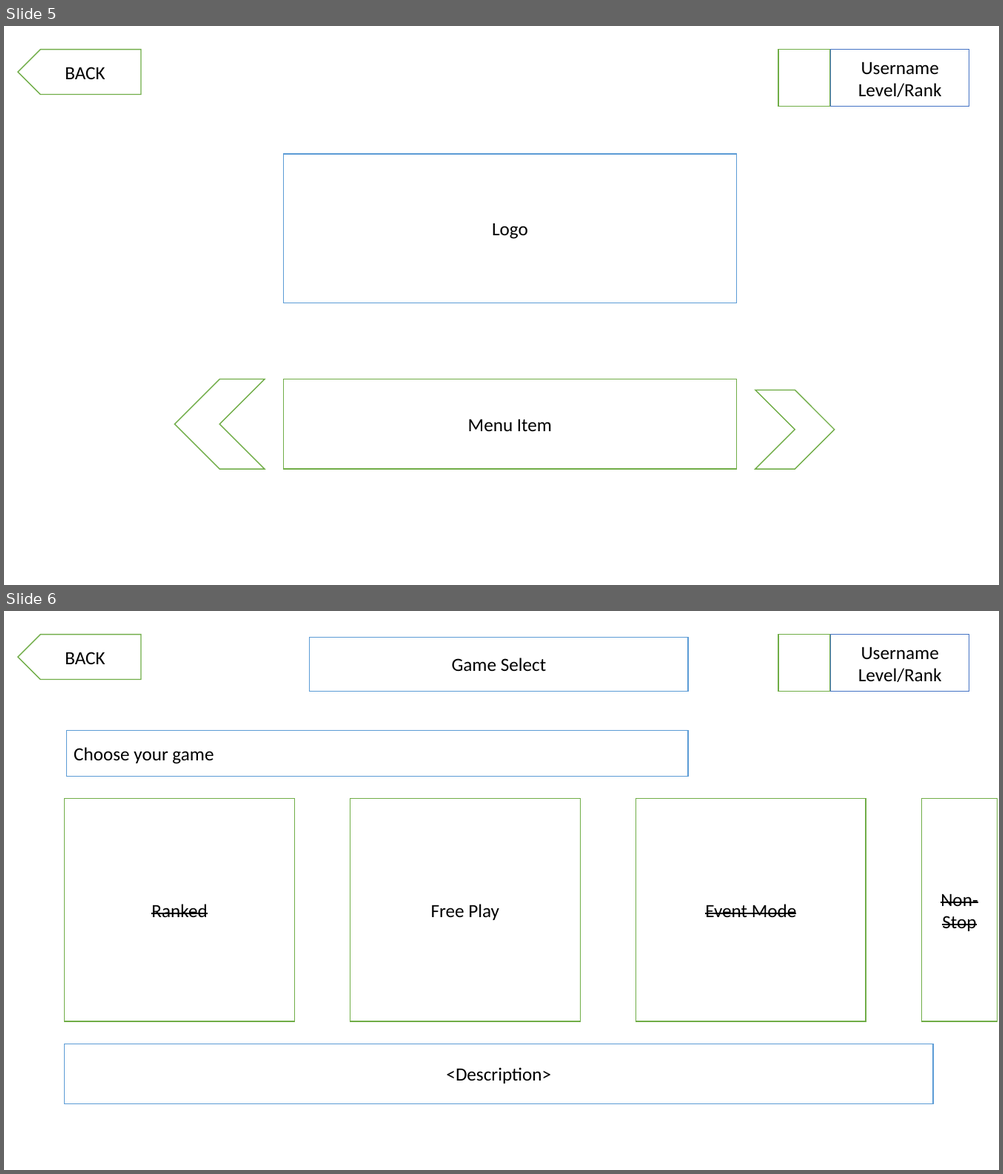
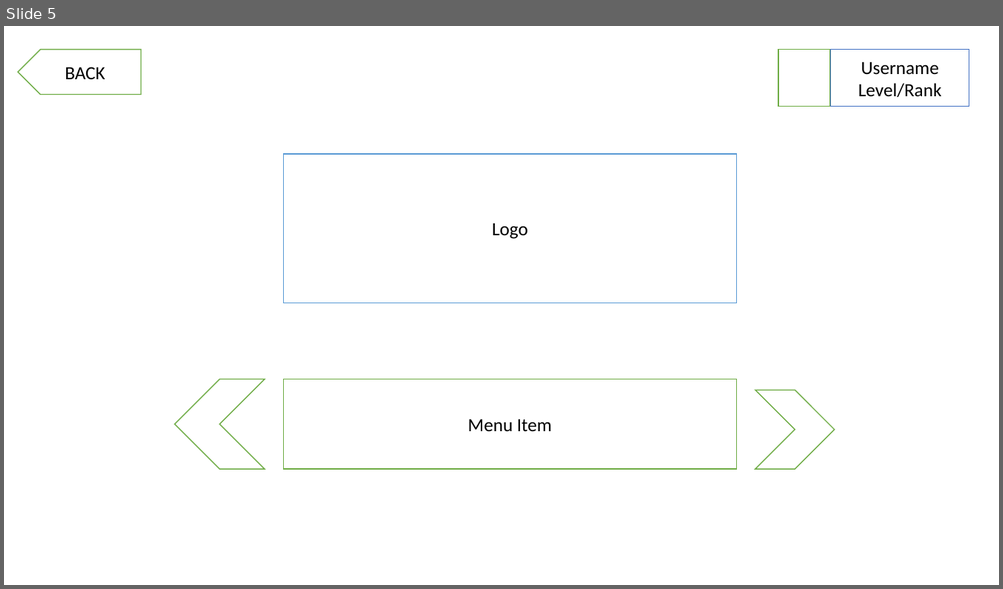
Before and after one commit to OliverMontor/beats2, a slide deck: beats2/Docs/Beats2 - Design Spec.pptx. Shown one above the other, each under a label of ours: slides 5 and 6 before the commit, slide 5 after it. The pictures are 1003x1174 and 1003x589 pixels, drawn with LibreOffice and Linux fonts; fonts in the diff are those of the drawing. Boxes give left, top, right and bottom in pixels: in the first picture for what was removed or moved away, otherwise in the second. Text is boxed around its words. In the diff, an @@ line names an element or a change of style, - is before the commit and + after.

```diff
--- a/beats2/Docs/Beats2 - Design Spec.pptx
+++ b/beats2/Docs/Beats2 - Design Spec.pptx
@@ slide 6 removed at (4,611,999,1170), background #FFFFFF @@
@@ pentagon arrow removed at (18,634,142,679) @@
-BACK
@@ rectangle removed at (309,637,688,692) @@
-Game Select
@@ rectangle removed at (779,634,830,691) @@
@@ rectangle removed at (831,634,970,691) @@
-Username
-Level/Rank
@@ rectangle removed at (67,730,688,777) @@
-Choose your game
@@ rectangle removed at (65,799,294,1022) @@
-Ranked
@@ rectangle removed at (350,799,580,1022) @@
-Free Play
@@ rectangle removed at (636,799,866,1022) @@
-Event Mode
@@ rectangle removed at (922,799,997,1022) @@
-Non-Stop
@@ rectangle removed at (65,1045,933,1105) @@
-<Description>
```
Also in this commit, not shown: 18 slides changed, 5 other slides removed, 7 other files.
